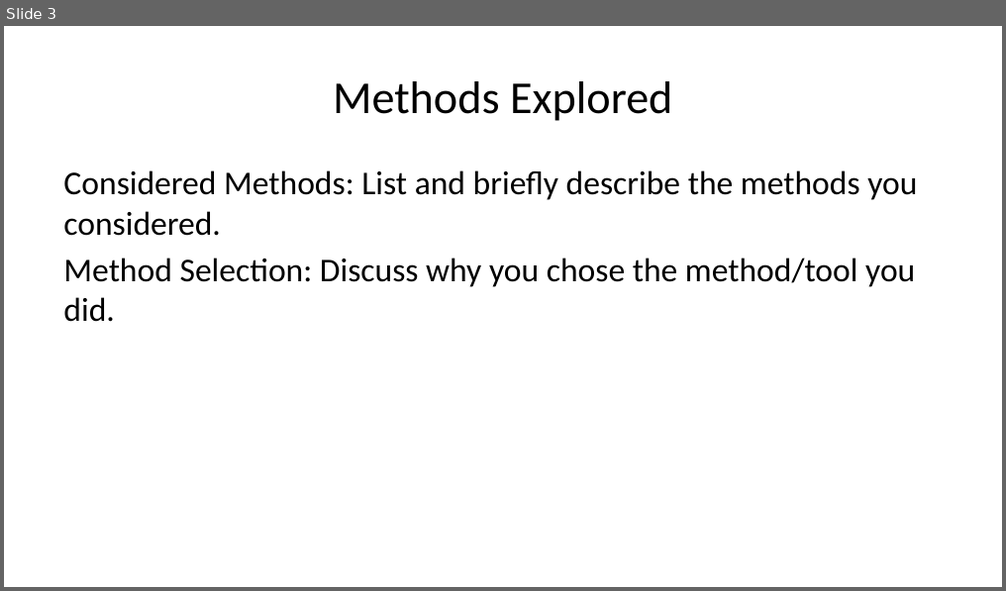
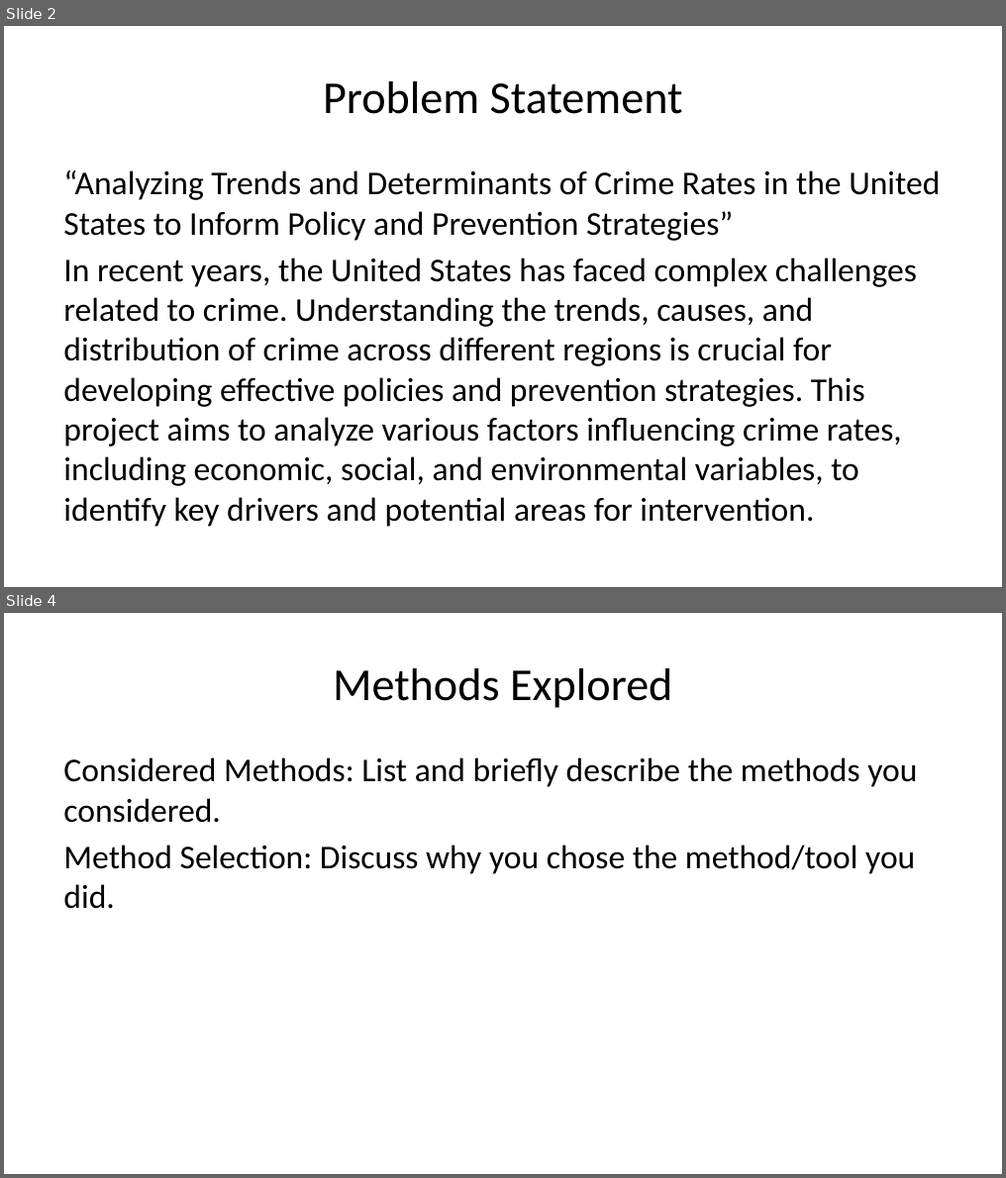
Before and after one commit to ameeraattiah/projectPPT, a slide deck: projectPPT.pptx. Shown one above the other, each under a label of ours: slide 3 before the commit, slides 2 and 4 after it; the slides between them are not shown. The pictures are 1006x591 and 1006x1178 pixels, drawn with LibreOffice and Linux fonts; fonts in the diff are those of the drawing. Boxes give left, top, right and bottom in pixels: in the first picture for what was removed or moved away, otherwise in the second. Text is boxed around its words. In the diff, an @@ line names an element or a change of style, - is before the commit and + after.

```diff
--- a/projectPPT.pptx
+++ b/projectPPT.pptx
@@ slide 2 added at (x1=4, y1=26, x2=1002, y2=587), background #FFFFFF @@
@@ title added at (x1=323, y1=81, x2=683, y2=114), 33 pt, text #000000 @@
+Problem Statement
@@ text added at (x1=63, y1=171, x2=940, y2=527), 24 pt, text #000000 @@
+“Analyzing Trends and Determinants of Crime Rates in the United States to Inform Policy and Prevention Strategies”
+In recent years, the United States has faced complex challenges related to crime. Understanding the trends, causes, and distribution of crime across different regions is crucial for developing effective policies and prevention strategies. This project aims to analyze various factors influencing crime rates, including economic, social, and environmental variables, to identify key drivers and potential areas for intervention.
@@ what was slide 3 is now slide 4 @@
```
Also in this commit, not shown: 1 slide changed, 3 other slides added, 2 slides removed, 1 other file.
